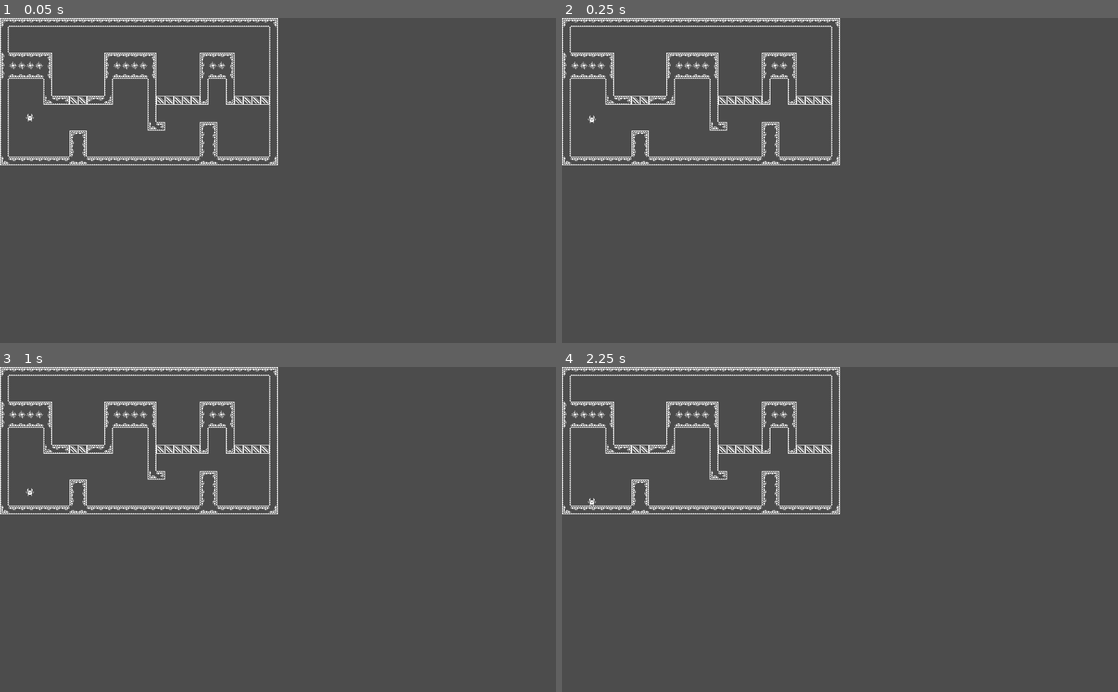
Above: before the commit, frames 1-4 (two rows, left to right).
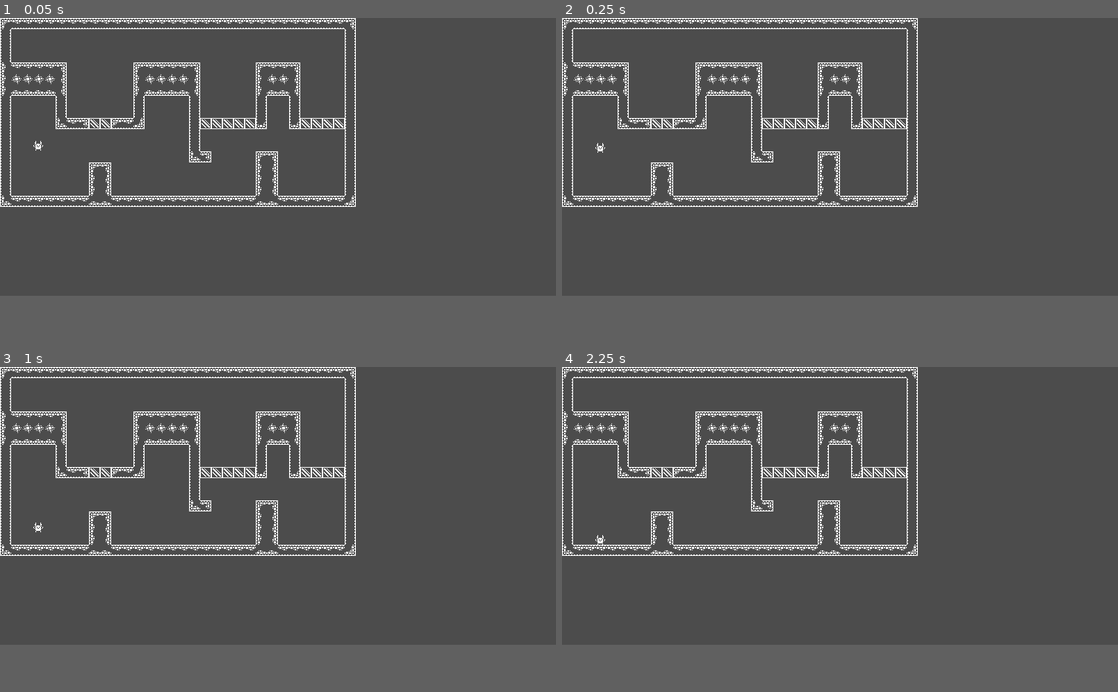
Above: after the commit, the same moments.

Repository: rafaelgonzalez/NotWithoutYouGodot
Game: Godot game, scene res://Level1.tscn
The game is run twice, just before and just after one commit, with the same random seed, the same clock (stepped at 60 frames per second) and the same inputs.
Inputs:
- Up to frame 1 (0.05 s): no input
- Up to frame 2 (0.25 s): no input
- Up to frame 3 (1 s): no input
- Up to frame 4 (2.25 s): tap Enter at 2 s
In our replay, the window is 800x468 before the commit and 800x400 after it. These sizes can differ from the game's own. Grey fills any space a smaller window leaves; there, only what the larger window draws over its background counts as a difference.

The runs differ from the first frame. In frame 1, 6.3% of the frame differs, in the area x 0-64%, y 0-59%; in frame 2, 6.3%; in frame 3, 6.3%; in frame 4, 6.3%.

Commit message:
Update project's default's resolution and scaling method

Diff:
--- a/project.godot
+++ b/project.godot
@@ -14,6 +14,17 @@
 run/main_scene="res://Level1.tscn"
 config/icon="res://icon.png"
 
+[display]
+
+window/size/width=800
+window/size/height=400
+window/stretch/mode="2d"
+window/stretch/aspect="keep"
+
+[global]
+
+stretch=false
+
 [physics]
 
 common/enable_pause_aware_picking=true
